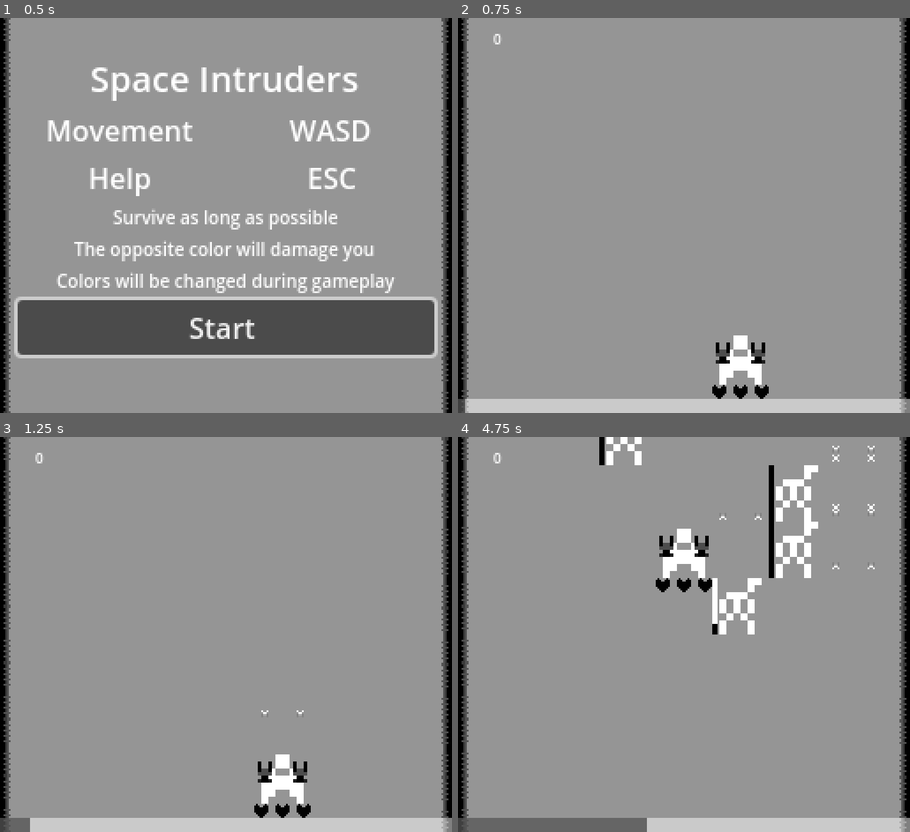
Above: before the commit, frames 1-4 (two rows, left to right).
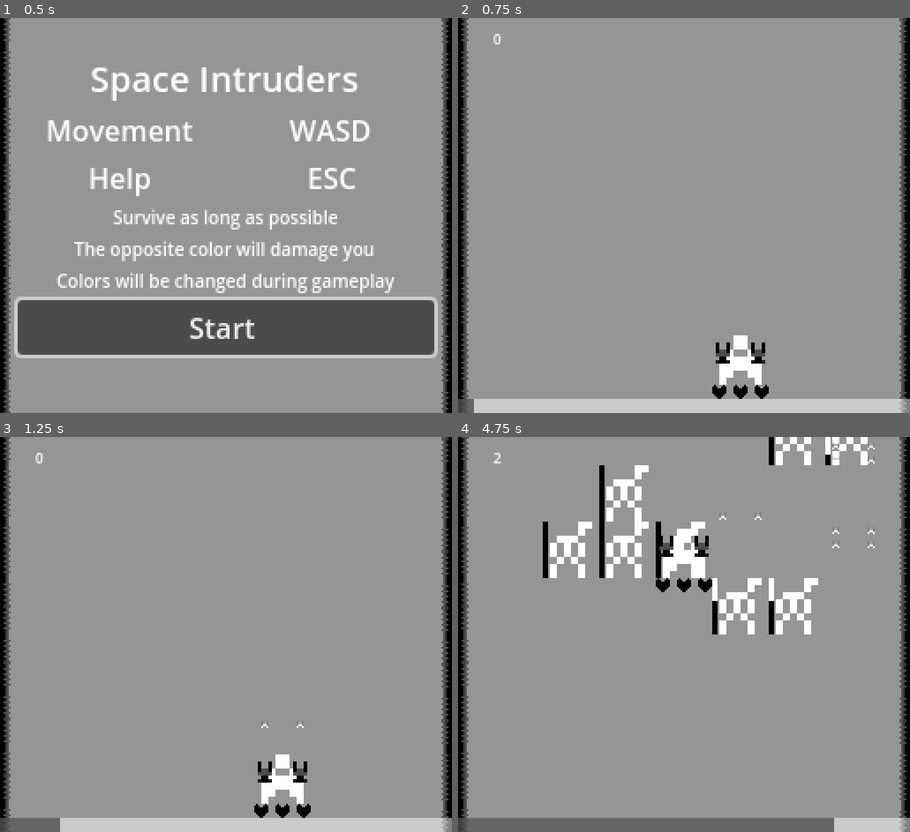
Above: after the commit, the same moments.

Repository: robotnik-dev/IGJ5
Game: Godot game, scene res://main.tscn
Two runs of this game, one before a commit and one after it. Both use one fixed random seed, a clock stepped at 60 frames per second and the inputs below. Sound files missing from this copy of the repository are replaced by a short silence.
Inputs:
- Up to frame 1 (0.5 s): no input
- Up to frame 2 (0.75 s): click "Start" at 0.5 s
- Up to frame 3 (1.25 s): no input
- Up to frame 4 (4.75 s): hold D (move_right) 1.28-2.03 s; tap Space (shoot) every 0.75 s from 1.35 to 4.35 s; hold S (move_down) 2.03-2.78 s; hold D (move_right) 2.78-3.53 s; hold W (move_up) 3.53-4.28 s; hold A (move_left) from 4.28 s (still down)

Frame 1 is identical in both runs. In frame 2, less than 0.1% of the frame differs, in the area x 1-4%, y 96-100%; in frame 3, 0.3%; in frame 4, 7.0%, in the area x 7-93%, y 0-100%.

Commit message:
fninished

Diff:
--- a/Enemies/Components/deatheffect_component.gd
+++ b/Enemies/Components/deatheffect_component.gd
@@ -1,5 +1,7 @@
 extends Node2D
 class_name DeatheffectComponent
+
+var death_audio = preload("res://Assets/Sounds/select3.wav")
 
 @export var health_component: HealthComponent
 
@@ -12,4 +14,10 @@
 		owner.queue_free()
 	else:
 		PlayerStats.score += 1
+		var audio = AudioStreamPlayer.new()
+		audio.volume_db = -24
+		audio.stream = death_audio
+		get_tree().get_first_node_in_group("main").add_child(audio)
+		audio.finished.connect(audio.queue_free)
+		audio.play()
 		owner.queue_free()
--- a/Enemies/Components/health_component.gd
+++ b/Enemies/Components/health_component.gd
@@ -26,6 +26,10 @@
 	if owner is Spaceship:
 		if damage_cooldown_timer.is_stopped():
 			damage_cooldown_timer.start()
+			var audio = AudioStreamPlayer.new()
+			audio.stream = load("res://Assets/Sounds/hurt2.wav")
+			add_child(audio)
+			audio.play()
 			health -= amount
 			if health <= 0:
 				health_depleted.emit()
--- a/Enemies/enemy_spawner.gd
+++ b/Enemies/enemy_spawner.gd
@@ -35,7 +35,8 @@
 		Playfield.move_enemy_to(enemy.current_map_pos + Vector2i.DOWN, enemy)
 
 func _on_spawn_timer_timeout() -> void:
-	spawn_enemy_at_ratio(randf())
+	for i in range(randi_range(1, 3)):
+		spawn_enemy_at_ratio(randf())
 
 func _on_move_timer_timeout() -> void:
 	move_all_enemies_down()
--- a/Globals/player_stats.gd
+++ b/Globals/player_stats.gd
@@ -1,8 +1,13 @@
 extends Node
 
 signal score_changed(score)
+signal attack_speed_changed
 
-var attack_speed = 2.0
+var attack_speed: float = 2.0:
+	set(value):
+		attack_speed = value
+		attack_speed_changed.emit()
+
 var move_speed = 0.3
 
 var bullet_damage: int = 1
@@ -10,7 +15,7 @@
 var bullet_size: float = 0.2
 var enemy_speed: float = 0.1:
 	set(value):
-		enemy_speed = clampf(value, 0.1, 5.0)
+		enemy_speed = clampf(value, 0.1, 3.0)
 
 var score: int = 0:
 	set(value):
@@ -21,7 +26,7 @@
 			bullet_size += 0.02
 
 		if score % 15 == 0:
-			attack_speed += 1
+			self.attack_speed += 0.5
 
 		if score % 25 == 0:
 			enemy_speed += 0.1
--- a/Pickup/pickup.gd
+++ b/Pickup/pickup.gd
@@ -1,5 +1,7 @@
 extends Area2D
 class_name BWPickup
+
+var death_audio = preload("res://Assets/Sounds/pickup1.wav")
 
 func _ready() -> void:
 	var start_pos = Playfield.local_to_map(global_position)
@@ -12,4 +14,11 @@
 	elif area.owner is Enemy:
 		Playfield.change_global_alignment()
 
+	var audio = AudioStreamPlayer.new()
+	audio.volume_db = -12
+	audio.stream = death_audio
+	get_tree().get_first_node_in_group("main").add_child(audio)
+	audio.finished.connect(audio.queue_free)
+	audio.play()
+
 	queue_free()
--- a/Spaceship/spaceship.gd
+++ b/Spaceship/spaceship.gd
@@ -6,6 +6,7 @@
 @export var alignment_component: AlignmentComponent
 @onready var gun: Gun = $Guns/Gun
 @onready var gun_2: Gun = $Guns/Gun2
+@onready var audio_stream_player_2d: AudioStreamPlayer2D = $AudioStreamPlayer2D
 
 var alignment: AlignmentComponent.Alignment:
 	set(value):
@@ -22,7 +23,11 @@
 	_set_attack_timer()
 	_set_move_timer()
 
+	PlayerStats.attack_speed_changed.connect(_set_attack_timer)
+
 func _set_attack_timer() -> void:
+	if attack_timer:
+		remove_child(attack_timer)
 	attack_timer = Timer.new()
 	attack_timer.wait_time = 1.0 / PlayerStats.attack_speed
 	attack_timer.one_shot = false
@@ -73,3 +78,4 @@
 func shoot() -> void:
 	if guns.has_method("shoot"):
 		guns.shoot()
+		audio_stream_player_2d.play()
--- a/Spaceship/spaceship.tscn
+++ b/Spaceship/spaceship.tscn
@@ -11,7 +11,9 @@
 [ext_resource type="PackedScene" uid="uid://o64bh6sccfed" path="res://Enemies/Components/alignment_component.tscn" id="9_qhmtc"]
 [ext_resource type="Script" path="res://Spaceship/hearts.gd" id="10_6777j"]
 [ext_resource type="Texture2D" uid="uid://dtkc5ewrm6c7l" path="res://Assets/Heart-full.png" id="10_fbvb4"]
+[ext_resource type="AudioStream" uid="uid://dn6x5lybi08bc" path="res://Assets/Sounds/hurt3.wav" id="10_vmm6m"]
 [ext_resource type="PackedScene" uid="uid://bsnj2h2xs78sc" path="res://Enemies/Components/deatheffect_component.tscn" id="12_vgwuq"]
+[ext_resource type="AudioStream" uid="uid://dgf6n3i6ali4i" path="res://Assets/Sounds/shoot3.wav" id="13_akamh"]
 
 [sub_resource type="RectangleShape2D" id="RectangleShape2D_p0urq"]
 size = Vector2(24, 28)
@@ -50,6 +52,9 @@
 
 [node name="HealthComponent" parent="." instance=ExtResource("7_3wtlu")]
 max_health = 3
+
+[node name="AudioStreamPlayer2D" type="AudioStreamPlayer2D" parent="HealthComponent"]
+stream = ExtResource("10_vmm6m")
 
 [node name="HurtboxComponent" parent="." node_paths=PackedStringArray("health_component", "alignment_component") instance=ExtResource("8_mdvw4")]
 position = Vector2(16, 16)
@@ -92,5 +97,9 @@
 [node name="DeatheffectComponent" parent="." node_paths=PackedStringArray("health_component") instance=ExtResource("12_vgwuq")]
 health_component = NodePath("../HealthComponent")
 
+[node name="AudioStreamPlayer2D" type="AudioStreamPlayer2D" parent="."]
+stream = ExtResource("13_akamh")
+volume_db = -12.0
+
 [editable path="Guns/Gun"]
 [editable path="Guns/Gun2"]
--- a/main.gd
+++ b/main.gd
@@ -14,6 +14,8 @@
 @onready var animation_player: AnimationPlayer = $UI/HUD/HBoxContainer/AnimationPlayer
 @onready var start: Button = $UI/TitleScreen/MarginContainer/VBoxContainer/Start
 @onready var audio_stream_player: AudioStreamPlayer = $AudioStreamPlayer
+@onready var audio_stream_player_2: AudioStreamPlayer = $AudioStreamPlayer2
+@onready var new_game_btn: Button = $UI/Gameover/CenterContainer/VBoxContainer/NewGame
 
 var spaceship: Spaceship
 
@@ -24,6 +26,8 @@
 	pickup_spawner.game_over()
 	gameover.show()
 	animation_player.stop()
+	audio_stream_player_2.play()
+	new_game_btn.grab_focus()
 
 func new_game() -> void:
 	PlayerStats.score = 0
@@ -41,10 +45,13 @@
 
 	animation_player.play("switch_color")
 
+	new_game_set.emit()
+
 func switch_color() -> void:
 	spaceship.change_ship_alignment()
 
 func _on_new_game_pressed() -> void:
+	audio_stream_player.play()
 	new_game()
 
 func _on_start_pressed() -> void:
--- a/main.tscn
+++ b/main.tscn
@@ -10,7 +10,9 @@
 [ext_resource type="Texture2D" uid="uid://d3m3pq70u241y" path="res://Assets/bad.png" id="6_m2mrk"]
 [ext_resource type="Script" path="res://Pickup/pickup_spawner.gd" id="6_wdgpe"]
 [ext_resource type="Texture2D" uid="uid://bfjmkkf4nem6d" path="res://Assets/change-color.png" id="8_ignrr"]
-[ext_resource type="AudioStream" uid="uid://djwd3osi8tcw" path="res://Assets/Sounds/Bleep_01.wav" id="11_ebls7"]
+[ext_resource type="AudioStream" uid="uid://wse5tgyuurgf" path="res://Assets/Sounds/select1.wav" id="11_d5hyf"]
+[ext_resource type="AudioStream" uid="uid://b6whv4tot07f1" path="res://Assets/Sounds/powerup1.wav" id="12_ifjxx"]
+[ext_resource type="AudioStream" uid="uid://b3ulm4sss8qgj" path="res://Assets/Sounds/bgm_2.mp3" id="13_w7y7q"]
 
 [sub_resource type="TileSetAtlasSource" id="TileSetAtlasSource_nfkwr"]
 texture = ExtResource("2_jtqpq")
@@ -83,7 +85,7 @@
 
 [sub_resource type="Animation" id="Animation_fima5"]
 resource_name = "switch_color"
-length = 10.0
+length = 5.0
 loop_mode = 1
 tracks/0/type = "value"
 tracks/0/imported = false
@@ -92,7 +94,7 @@
 tracks/0/interp = 1
 tracks/0/loop_wrap = true
 tracks/0/keys = {
-"times": PackedFloat32Array(0, 10),
+"times": PackedFloat32Array(0, 5),
 "transitions": PackedFloat32Array(1, 1),
 "update": 0,
 "values": [0.0, 100.0]
@@ -104,7 +106,7 @@
 tracks/1/interp = 1
 tracks/1/loop_wrap = true
 tracks/1/keys = {
-"times": PackedFloat32Array(10),
+"times": PackedFloat32Array(5),
 "transitions": PackedFloat32Array(1),
 "values": [{
 "args": [],
@@ -412,7 +414,7 @@
 script = ExtResource("6_wdgpe")
 
 [node name="PickupTimer" type="Timer" parent="PickupSpawner"]
-wait_time = 10.0
+wait_time = 7.0
 
 [node name="Path2D" type="Path2D" parent="PickupSpawner"]
 curve = SubResource("Curve2D_yc2vv")
@@ -421,7 +423,17 @@
 position = Vector2(24, 16)
 
 [node name="AudioStreamPlayer" type="AudioStreamPlayer" parent="."]
-stream = ExtResource("11_ebls7")
+stream = ExtResource("11_d5hyf")
+volume_db = -24.0
+
+[node name="AudioStreamPlayer2" type="AudioStreamPlayer" parent="."]
+stream = ExtResource("12_ifjxx")
+volume_db = -12.0
+
+[node name="AudioStreamPlayer3" type="AudioStreamPlayer" parent="."]
+stream = ExtResource("13_w7y7q")
+volume_db = -12.0
+autoplay = true
 
 [connection signal="timeout" from="EnemyManager/SpawnTimer" to="EnemyManager" method="_on_spawn_timer_timeout"]
 [connection signal="timeout" from="EnemyManager/MoveTimer" to="EnemyManager" method="_on_move_timer_timeout"]
Not shown, removed: Assets/Sounds/Bleep_01.wav.import
Not shown, removed: Assets/Sounds/Complete_01.wav.import
Not shown, added: Assets/Sounds/bgm_2.mp3.import
Not shown, added: Assets/Sounds/hurt2.wav.import
Not shown, added: Assets/Sounds/hurt3.wav.import
Not shown, added: Assets/Sounds/pickup1.wav.import
Not shown, added: Assets/Sounds/powerup1.wav.import
Not shown, added: Assets/Sounds/select1.wav.import
Not shown, added: Assets/Sounds/select3.wav.import
Not shown, added: Assets/Sounds/shoot1.wav.import
Not shown, added: Assets/Sounds/shoot3.wav.import
Not shown: 1 places in Spaceship/spaceship.tscn that only renumber resources
(and 12 more such lines)
